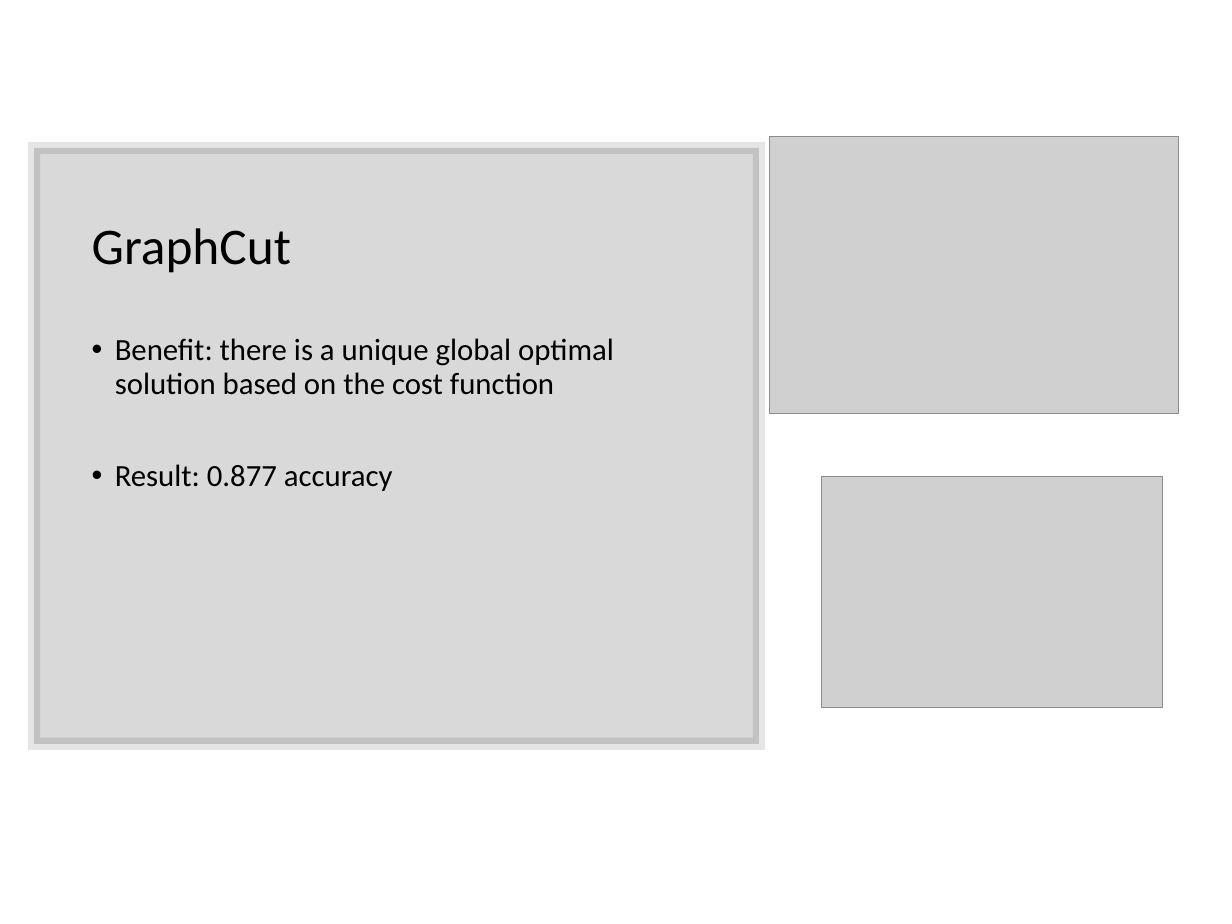
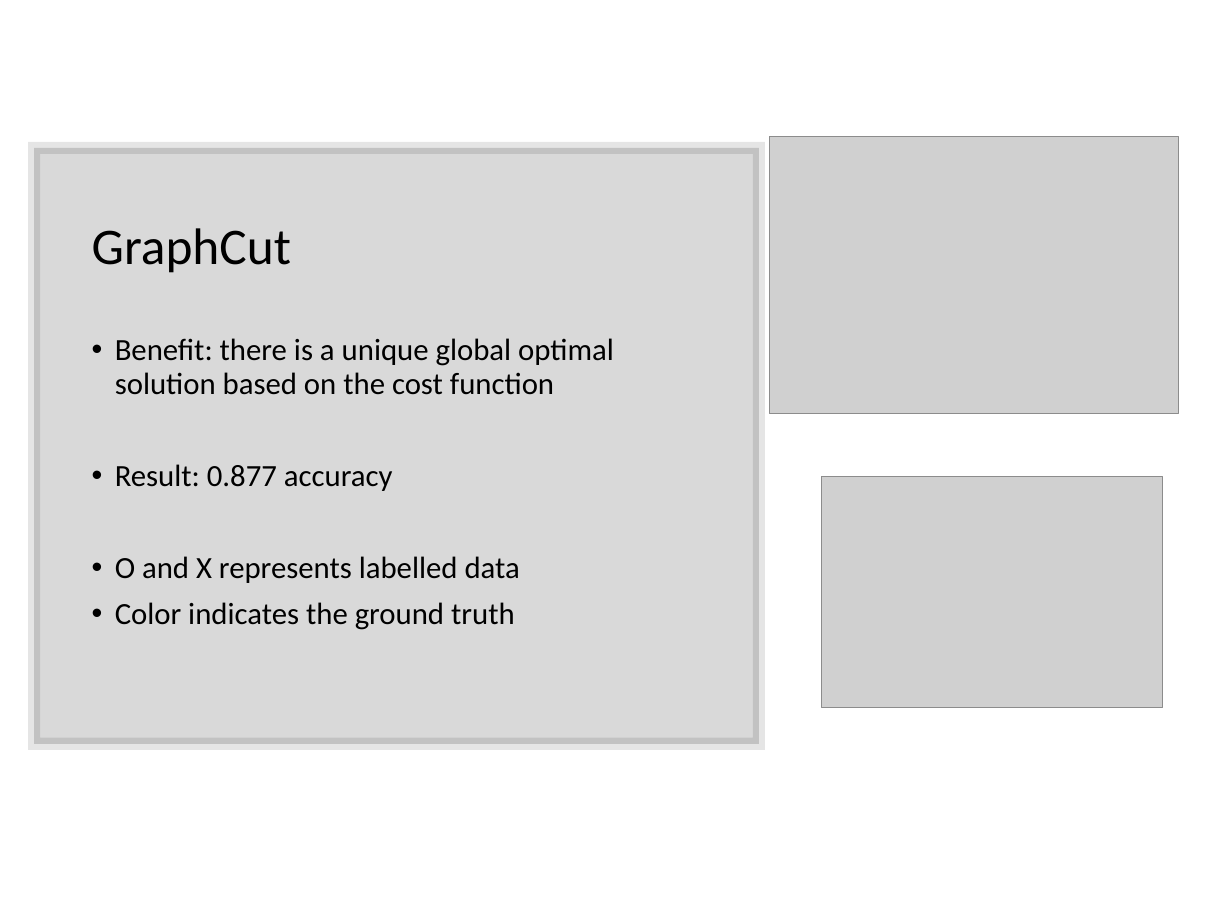
Before and after one commit to bx3/EE595, a slide deck: slide 22 of document/595combine.pptx (slide 21 before the commit). Drawn at 1232x924 pixels with LibreOffice and Linux fonts; fonts in the diff are those of the drawing; grey boxes stand for pictures. Boxes give left, top, right and bottom in pixels: in the first picture for what was removed or moved away, otherwise in the second. Text is boxed around its words. In the diff, an @@ line names an element or a change of style, - is before the commit and + after.

```diff
--- a/document/595combine.pptx
+++ b/document/595combine.pptx
@@ text at (115, 556, 520, 630): paragraphs added @@
+• O and X represents labelled data
+• Color indicates the ground truth
```
Also in this commit, not shown: 6 other slides changed, 1 slide added.
